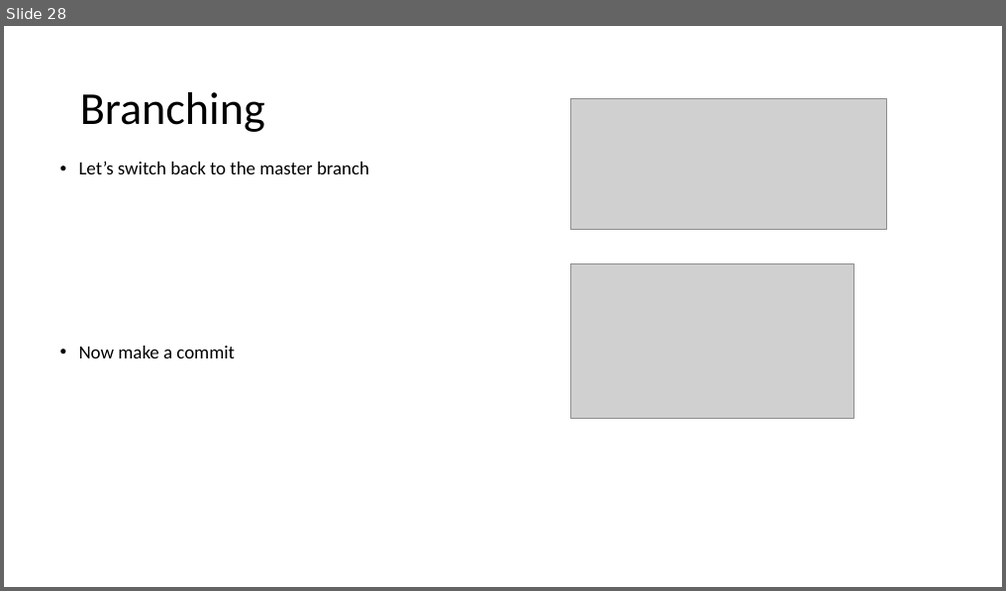
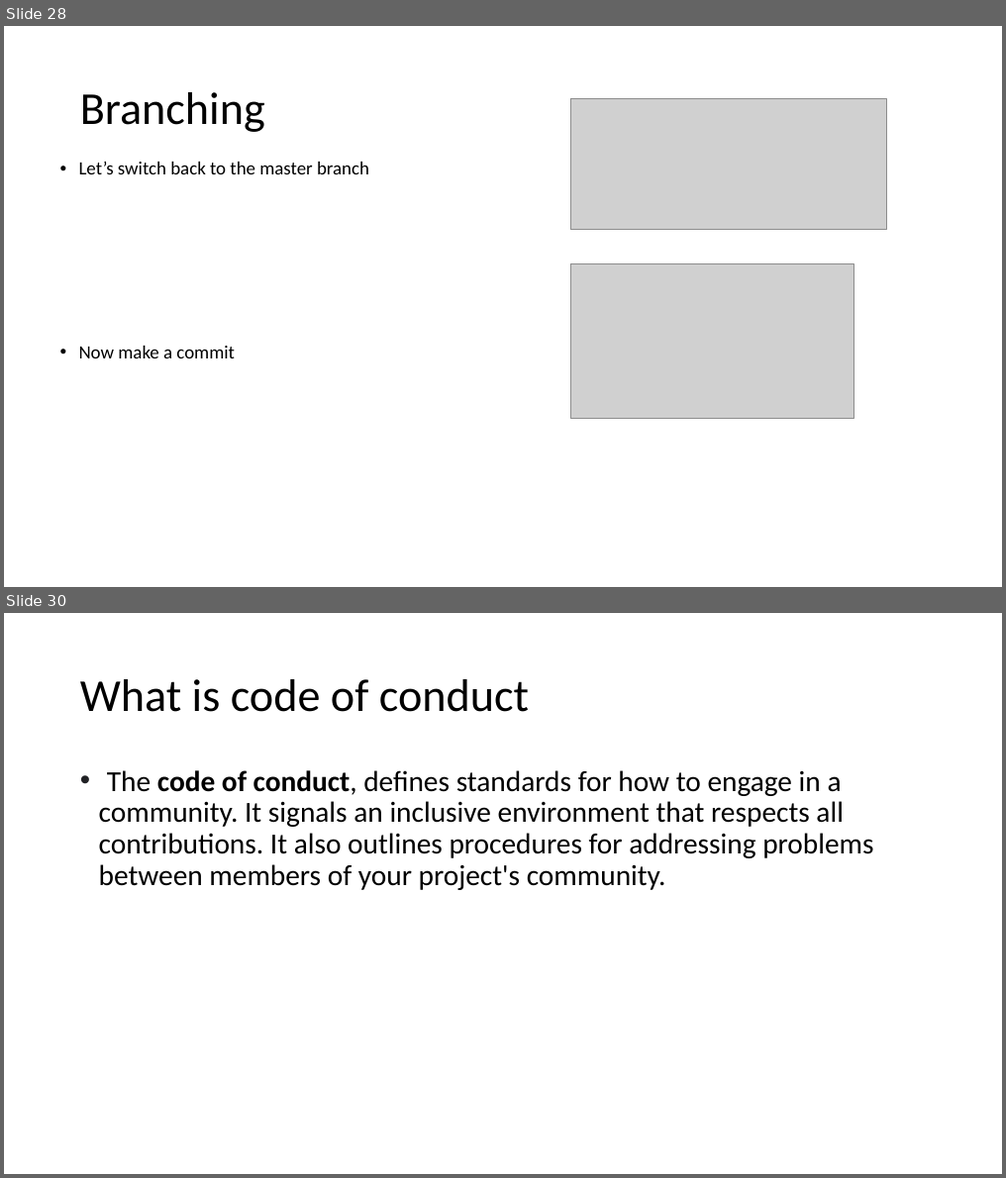
Before and after one commit to imarag/tutorials_content_imarag, a slide deck: GIT_tutorial.pptx. Shown one above the other, each under a label of ours: slide 28 before the commit, slides 28 and 30 after it; the slides between them are not shown. The pictures are 1006x591 and 1006x1178 pixels, drawn with LibreOffice and Linux fonts; fonts in the diff are those of the drawing; grey boxes stand for pictures. Boxes give left, top, right and bottom in pixels: in the first picture for what was removed or moved away, otherwise in the second. Text is boxed around its words. In the diff, an @@ line names an element or a change of style, - is before the commit and + after.

```diff
--- a/GIT_tutorial.pptx
+++ b/GIT_tutorial.pptx
@@ slide 30 added at [4,613,1002,1174], background #FFFFFF @@
@@ title added at [80,679,529,712], 44 pt, text #000000 @@
+What is code of conduct
@@ text added at [99,770,873,890], 28 pt, text #000000 @@
+• The code of conduct, defines standards for how to engage in a community. It signals an inclusive environment that respects all contributions. It also outlines procedures for addressing problems between members of your project's community.
```
Also in this commit, not shown: 1 other slide added, 1 slide removed.
